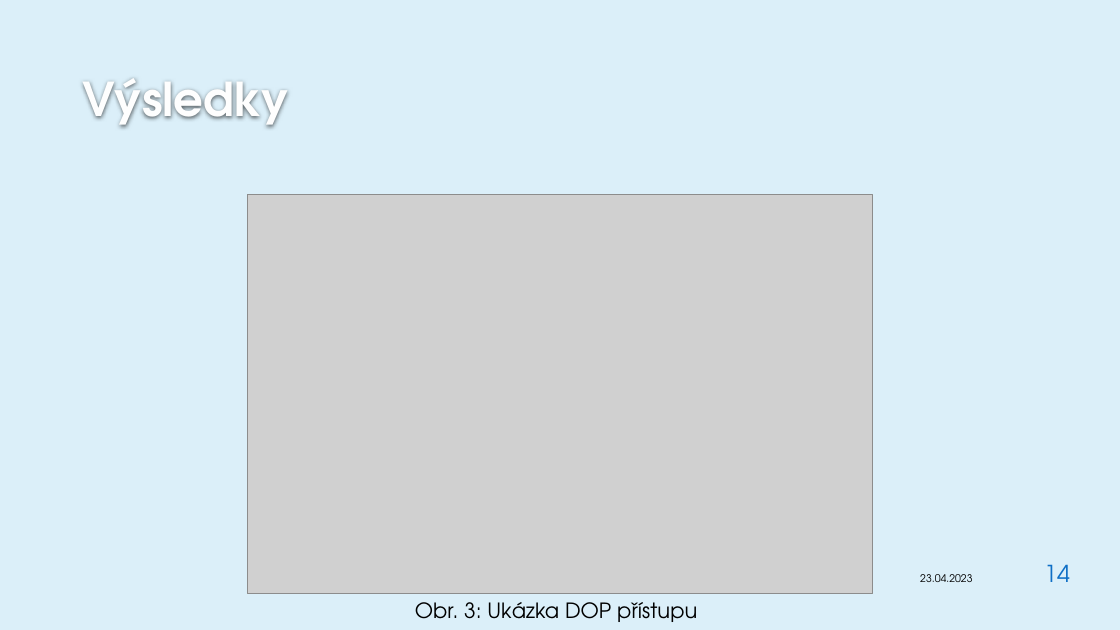
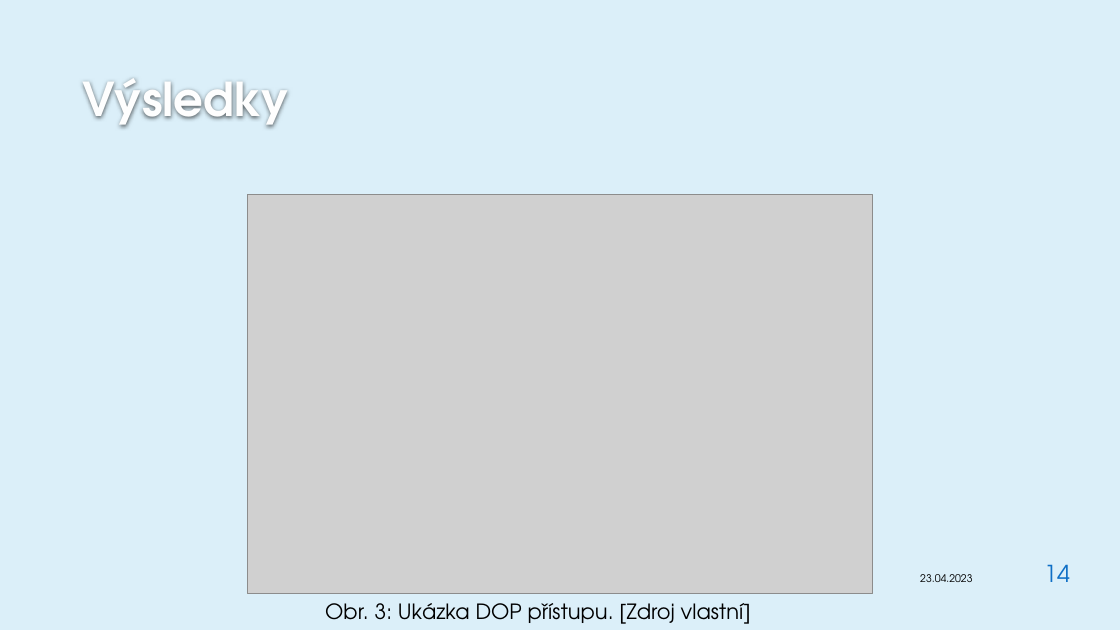
Before and after one commit to JanaCZek/diplomka, a slide deck: slide 14 of Dokumentace/obhajoba/janecka.pptx. Drawn at 1120x630 pixels with LibreOffice and Linux fonts; fonts in the diff are those of the drawing; grey boxes stand for pictures; background and template pictures are left out. Boxes give left, top, right and bottom in pixels: in the first picture for what was removed or moved away, otherwise in the second. Text is boxed around its words. In the diff, an @@ line names an element or a change of style, - is before the commit and + after.

```diff
--- a/Dokumentace/obhajoba/janecka.pptx
+++ b/Dokumentace/obhajoba/janecka.pptx
@@ text at box(325, 603, 751, 624): text changed @@
-Obr. 3: Ukázka DOP přístupu
+Obr. 3: Ukázka DOP přístupu. [Zdroj vlastní]
```
Also in this commit, not shown: 5 other slides changed, 4 other files.
